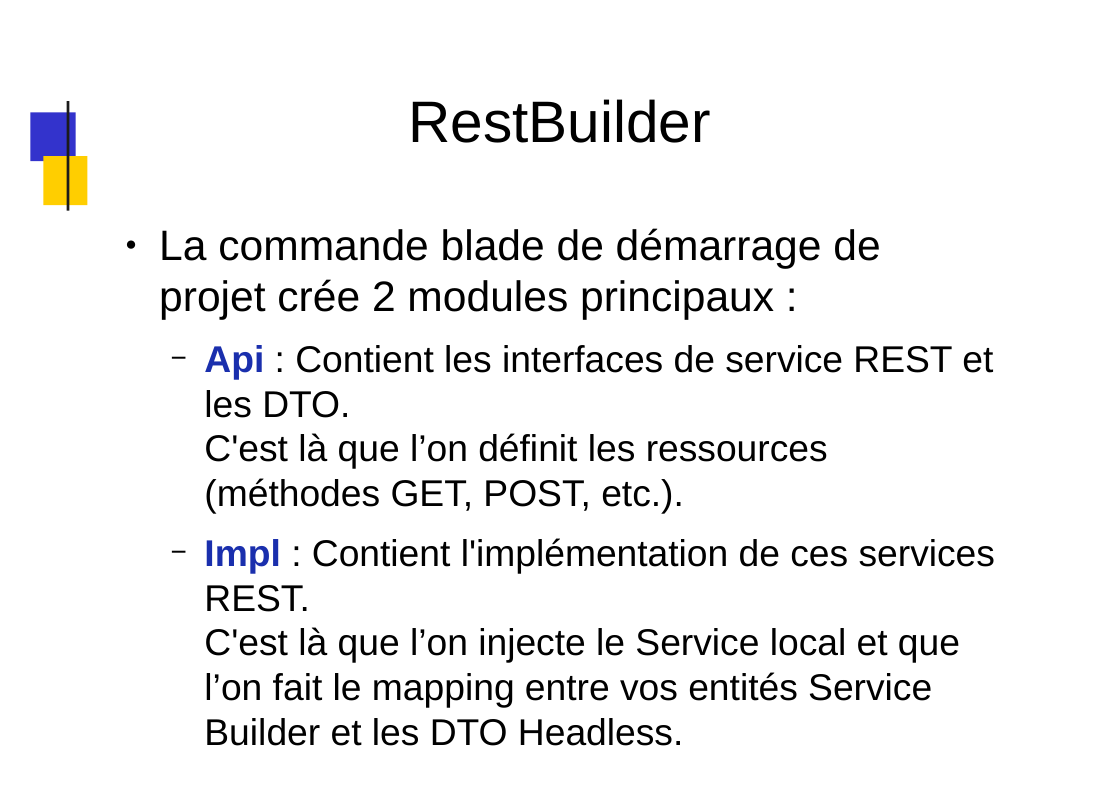
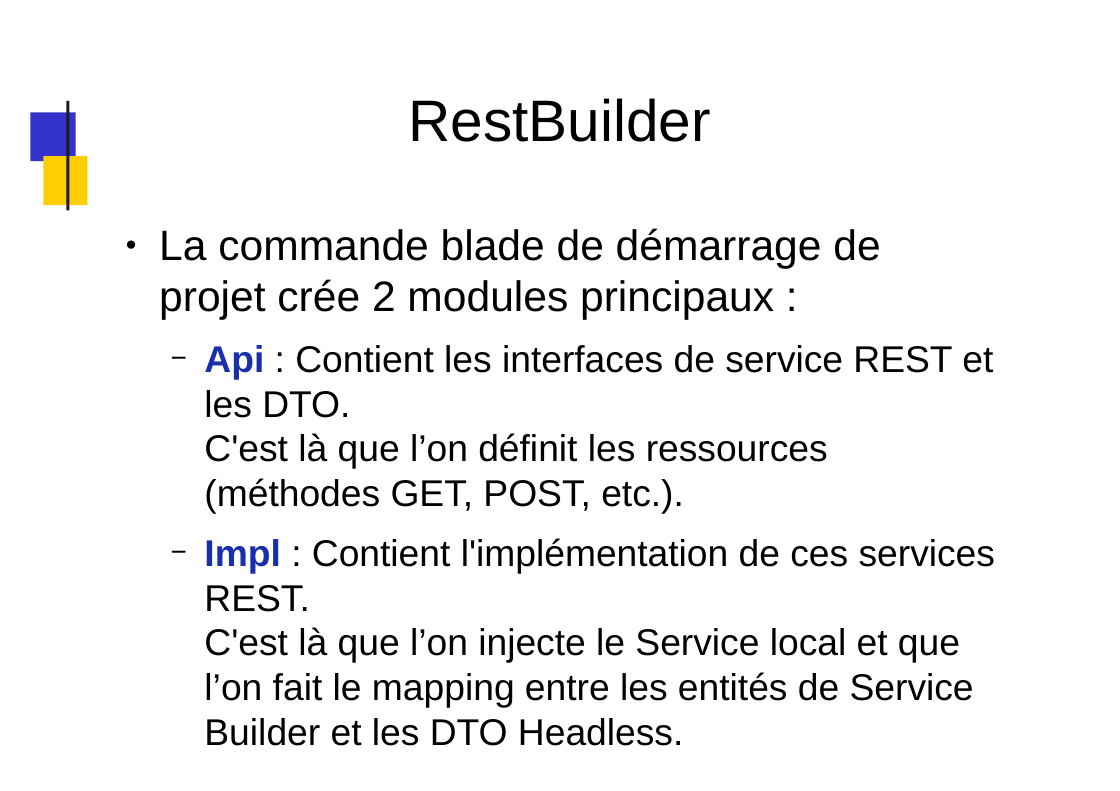
Before and after one commit to dthibau/liferay, a slide deck: slide 172 of Lrd7.pptx (slide 151 before the commit). Drawn at 1120x791 pixels with LibreOffice and Linux fonts; fonts in the diff are those of the drawing; background and template pictures are left out. Boxes give left, top, right and bottom in pixels: in the first picture for what was removed or moved away, otherwise in the second. Text is boxed around its words. In the diff, an @@ line names an element or a change of style, - is before the commit and + after.

```diff
--- a/Lrd7.pptx
+++ b/Lrd7.pptx
@@ text at (x1=204, y1=538, x2=995, y2=746): text changed @@
-  − Impl : Contient l'implémentation de ces services REST.
-    C'est là que l’on injecte le Service local et que l’on fait le mapping entre vos entités Service Builder et les DTO Headless.
+  − Impl : Contient l'implémentation de ces services REST.
+    C'est là que l’on injecte le Service local et que l’on fait le mapping entre les entités de Service Builder et les DTO Headless.
```
Also in this commit, not shown: 61 other slides changed, 31 slides added, 12 slides removed, 5 other files.
